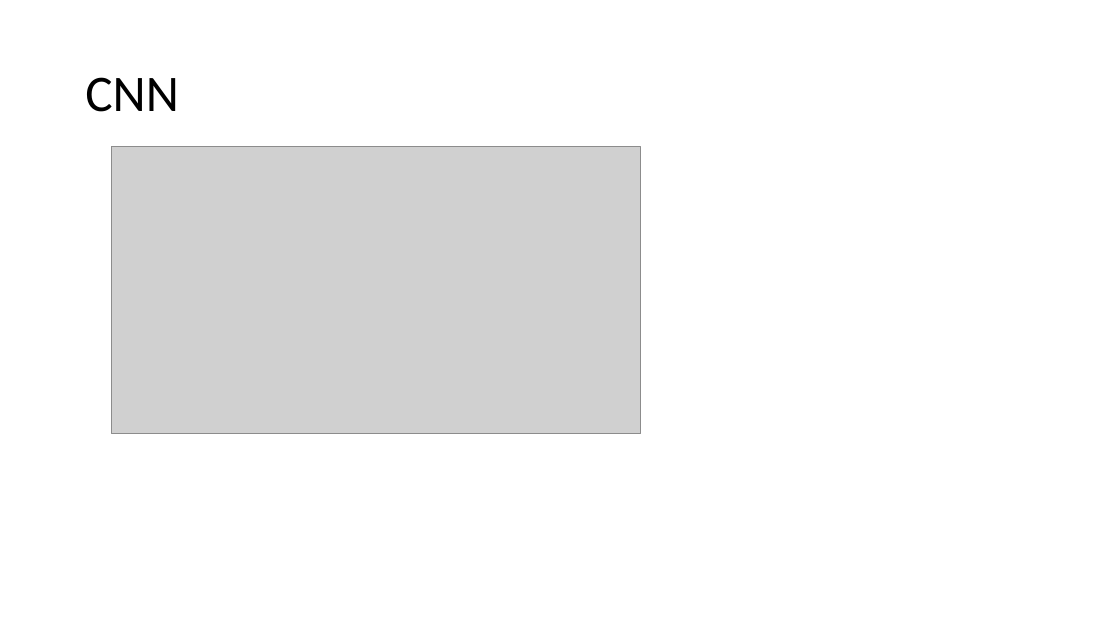
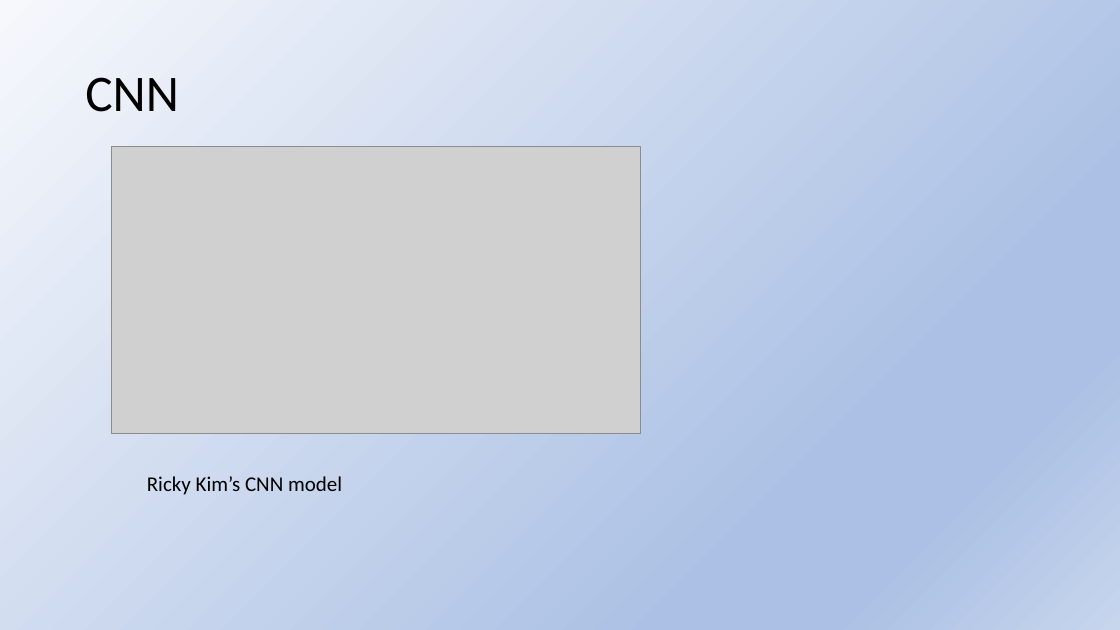
Before and after one commit to tonenguyen/NLP, a slide deck: slide 9 of SentimentalAnalysis.pptx (slide 11 before the commit). Drawn at 1120x630 pixels with LibreOffice and Linux fonts; fonts in the diff are those of the drawing; grey boxes stand for pictures. Boxes give left, top, right and bottom in pixels: in the first picture for what was removed or moved away, otherwise in the second. Text is boxed around its words. In the diff, an @@ line names an element or a change of style, - is before the commit and + after.

```diff
--- a/SentimentalAnalysis.pptx
+++ b/SentimentalAnalysis.pptx
@@ background #FFFFFF to gradient #F6F8FC to #ABC0E4 to #C7D5ED @@
@@ text added at <box>147,476,342,495</box>, 18 pt, text #000000 @@
+Ricky Kim’s CNN model
```
Also in this commit, not shown: 9 other slides changed, 7 slides added, 3 slides removed, 13 other files.
